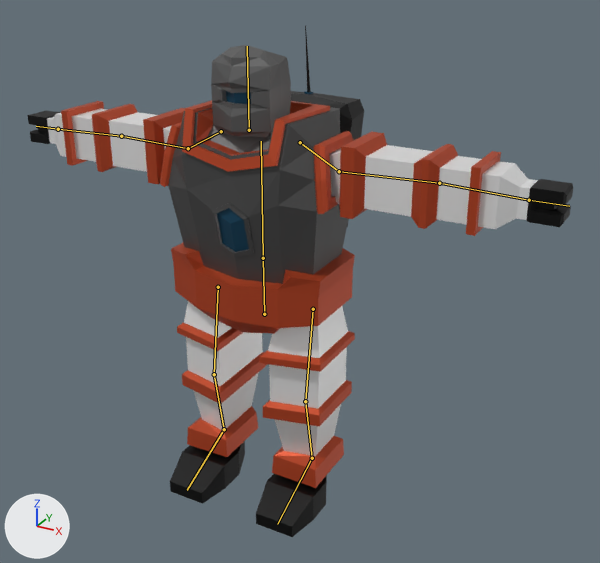
The Blender file BlenderFiles/Robot.blend: old version first, new version second.
Rendered twice from a 50 mm camera at (1.73, -2.83, 2.46) aimed at (0.1, 0.13, 0.98). The lights are fixed; the arrows at lower left show +X, +Y and +Z. The bones that bend it are drawn over the model as lines.
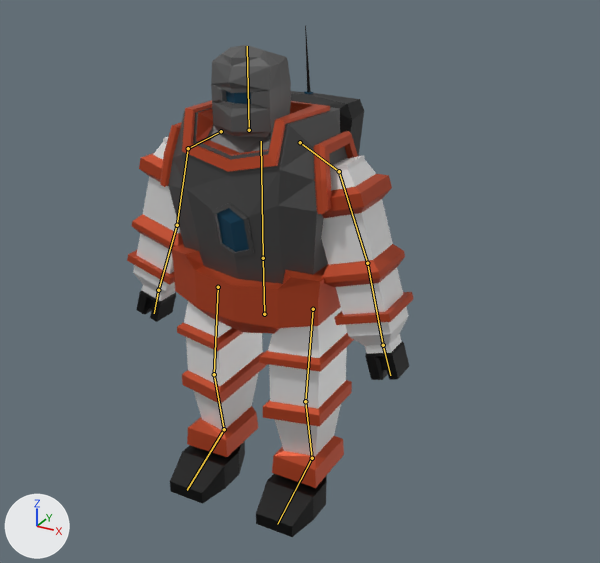
The newer file adds an action. The first version stands in its rest pose; the second is drawn at frame 1 of the action 'Idle'.

Where the change shows, as pixel boxes [x1, y1, x2, y2] in the pictures (600 x 563 px):
'Cube', posed (48% narrower)
    before: [27, 26, 573, 537]
    after: [127, 26, 413, 537]
bone 'UpperArm.L', root to tip
    before: (339, 171) to (439, 183)
    after: (339, 171) to (367, 263)
bone 'UpperArm.R', root to tip
    before: (188, 148) to (121, 136)
    after: (188, 148) to (177, 225)

Diff of the bpy script that builds the scene:
```diff
--- a/BlenderFiles/Robot.blend.py
+++ b/BlenderFiles/Robot.blend.py
@@ bone_upperarm_l @@
 bone_upperarm_l = bpy.data.objects['Armature'].pose.bones['UpperArm.L']  # child of 'Shoulder.L'
-bone_upperarm_l.rotation_quaternion = (1.0, 0.0, 0.0, 0.0)  # degrees (0, 0, 0)
+bone_upperarm_l.rotation_quaternion = (0.803, 0.0, 0.062, -0.592)  # degrees (-4, 6, -73)
@@ bone_upperarm_r @@
 bone_upperarm_r = bpy.data.objects['Armature'].pose.bones['UpperArm.R']  # child of 'Shoulder.R'
-bone_upperarm_r.rotation_quaternion = (1.0, 0.0, 0.0, 0.0)  # degrees (0, 0, 0)
+bone_upperarm_r.rotation_quaternion = (0.803, 0.0, -0.062, 0.592)  # degrees (-4, -6, 73)
```
